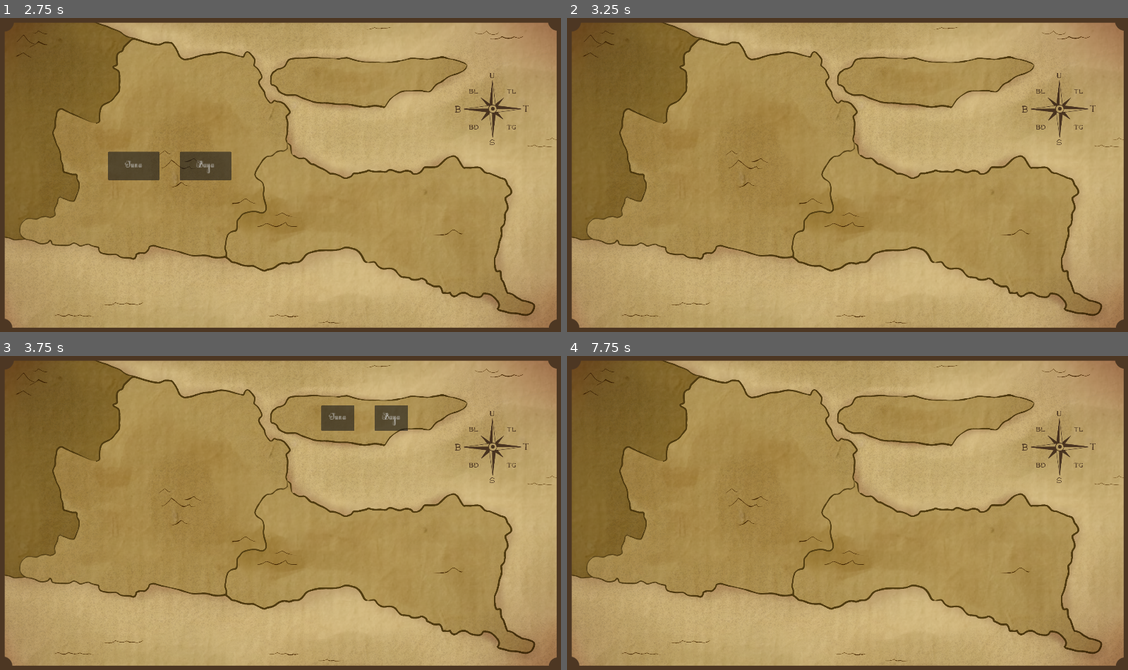
Above: before the commit, frames 1-4 (two rows, left to right).
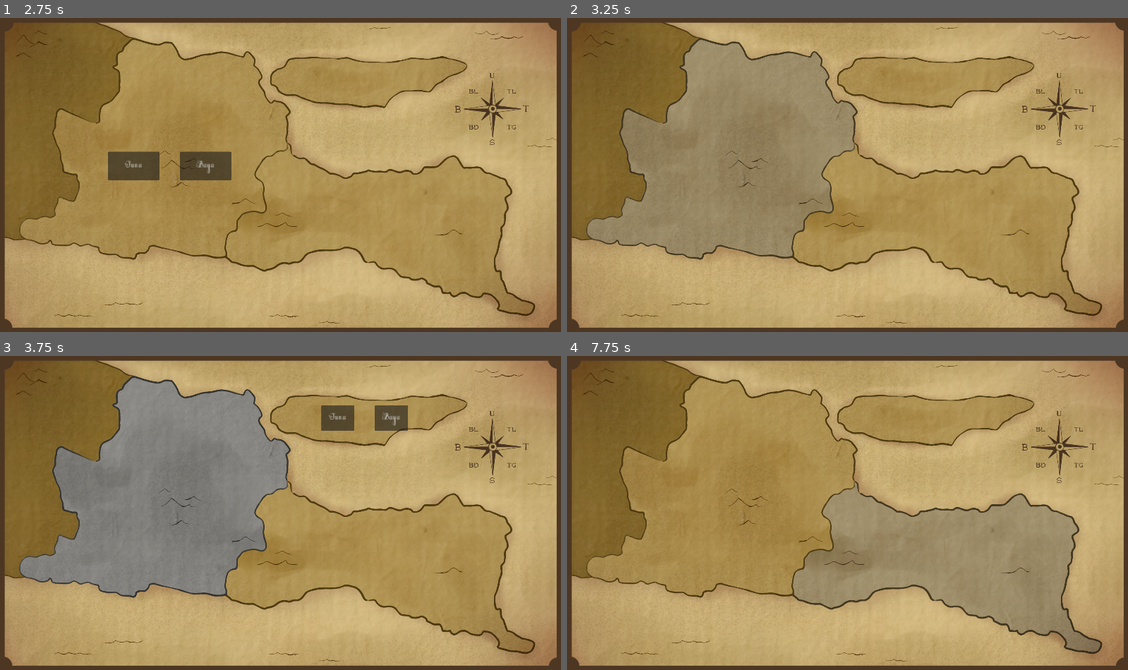
Above: after the commit, the same moments.

Repository: istamarahsan/youma-gemastik-2023
Game: Godot game, scene res://levels/level-3/level_3.tscn
Same seed, same stepped clock (60 frames per second), same inputs: the game is played once before the commit and once after it. This scene is started directly instead of the project's main scene.
Inputs (mouse positions are in pixels of both pictures, inside the frame that each line leads up to):
- Up to frame 1 (2.75 s): tap Enter at 0.5 s; move the mouse to (370, 80) at 0.52 s; click (370, 80) at 0.67 s; click "Sura" at 1.25 s; tap Space at 2 s; move the mouse to (168, 190) at 2.02 s; click (168, 190) at 2.17 s
- Up to frame 2 (3.25 s): click "Baya" at 2.75 s
- Up to frame 3 (3.75 s): tap Enter at 3.5 s; move the mouse to (336, 443) at 3.52 s; click (336, 443) at 3.67 s
- Up to frame 4 (7.75 s): click "Sura" at 4.25 s; tap Space at 5 s; move the mouse to (819, 575) at 5.02 s; click (819, 575) at 5.17 s; click "Baya" at 5.75 s; tap Enter at 6.5 s; move the mouse to (1015, 560) at 6.52 s; click (1015, 560) at 6.67 s; click "Sura" at 7.25 s

Frame 1 is identical in both runs. In frame 2, less than 0.1% of the frame differs, in the area x 22-40%, y 31-40%; in frame 3, 22%, in the area x 3-52%, y 6-77%; in frame 4, less than 0.1%.

Commit message:
gray out when map segment done

Diff:
--- a/levels/level-3/map_interaction_object.gd
+++ b/levels/level-3/map_interaction_object.gd
@@ -1,11 +1,24 @@
-extends Node2D
+extends Sprite2D
 class_name SpecialMapInterationObject
 
 @export var area2D: Area2D
 @export var action_menu: MapActionSelectMenu
+@export_range(0.01, 5, 0.01) var grayout_time: float = 0.01
 
 var showing_menu: bool = false
-var enabled: bool = true
+var enabled: bool:
+	set(value):
+		if _enabled and value == false:
+			fading = true
+		if not _enabled and value == true:
+			material.set_shader_parameter("degree", 0)
+		_enabled = value
+	get:
+		return _enabled
+var _enabled: bool = true
+
+var fading: bool = false
+var time_elapsed: float = 0.0
 
 signal sura_chosen
 signal baya_chosen
@@ -26,6 +39,17 @@
 	action_menu.baya.connect(_on_action_baya)
 	action_menu.sura.connect(_on_action_sura)
 
+func _process(delta):
+	if not fading:
+		return
+	if time_elapsed >= grayout_time:
+		fading = false
+		time_elapsed = 0
+		return
+	time_elapsed += delta
+	var degree = lerpf(0, 1, time_elapsed / grayout_time)
+	material.set_shader_parameter("degree", degree)
+
 func _on_input():
 	if not enabled or showing_menu:
 		return
--- a/levels/level-3/special_map.gd
+++ b/levels/level-3/special_map.gd
@@ -24,24 +24,30 @@
 			continue
 		answer_key[land.name] = step.correct_choice
 		land.baya_chosen.connect(func():
-			choices[land.name] = Choice.Baya
-			land.enabled = false
-			_validate_state()
+			_handle_action(land, Choice.Baya)
 			)
 		land.sura_chosen.connect(func():
-			choices[land.name] = Choice.Sura
-			land.enabled = false
-			_validate_state()
+			_handle_action(land, Choice.Sura)
 			)
 
-func _validate_state():
+func _handle_action(land: SpecialMapInterationObject, action: Choice):
+	choices[land.name] = action
+	if _is_state_valid():
+		land.enabled = false
+		if _is_map_complete():
+			completion_announcer.completed.emit()
+	else:
+		_no()
+		_reset_state()
+
+func _is_state_valid() -> bool:
 	for land_name in choices.keys():
-		if choices[land_name] != answer_key.get(land_name, null):
-			_no()
-			_reset_state()
-			return
-	if answer_key.keys().all(func(key): return choices.has(key)):
-		completion_announcer.completed.emit()
+		if choices.get(land_name, null) != null and choices[land_name] != answer_key.get(land_name, null):
+			return false
+	return true
+
+func _is_map_complete() -> bool:
+	return _is_state_valid() and answer_key.keys().all(func(key): return choices.has(key))
 
 func _reset_state():
 	choices = {}
--- a/levels/level-3/special_map.tscn
+++ b/levels/level-3/special_map.tscn
@@ -10,6 +10,7 @@
 [ext_resource type="Texture2D" uid="uid://cxrj8e363ur5o" path="res://assets/maps/Map/Land 2.png" id="7_pjsrc"]
 [ext_resource type="Texture2D" uid="uid://cdryisi1m1g75" path="res://assets/maps/Map/Land 3.png" id="8_8tqln"]
 [ext_resource type="PackedScene" uid="uid://glots66q8cwp" path="res://levels/level-3/map_action_select_menu.tscn" id="8_d16d1"]
+[ext_resource type="Shader" path="res://levels/level-3/special_map_object.gdshader" id="9_movqu"]
 [ext_resource type="Theme" uid="uid://44i6ats70703" path="res://assets/youma_theme.tres" id="11_g27gg"]
 
 [sub_resource type="Resource" id="Resource_tchgn"]
@@ -30,9 +31,24 @@
 correct_choice = 1
 metadata/_editor_prop_ptr_land = NodePath("Land3")
 
+[sub_resource type="ShaderMaterial" id="ShaderMaterial_j1lfw"]
+resource_local_to_scene = true
+shader = ExtResource("9_movqu")
+shader_parameter/degree = 0.0
+
 [sub_resource type="CapsuleShape2D" id="CapsuleShape2D_ha5qn"]
 radius = 83.0
 height = 678.0
+
+[sub_resource type="ShaderMaterial" id="ShaderMaterial_y5ubi"]
+resource_local_to_scene = true
+shader = ExtResource("9_movqu")
+shader_parameter/degree = 0.0
+
+[sub_resource type="ShaderMaterial" id="ShaderMaterial_0uuwd"]
+resource_local_to_scene = true
+shader = ExtResource("9_movqu")
+shader_parameter/degree = 0.0
 
 [node name="SpecialMap" type="Node2D" node_paths=PackedStringArray("completion_announcer", "state_hook")]
 script = ExtResource("1_ylxfk")
@@ -52,11 +68,13 @@
 metadata/_edit_lock_ = true
 
 [node name="Land1" type="Sprite2D" parent="." node_paths=PackedStringArray("area2D", "action_menu")]
+material = SubResource("ShaderMaterial_j1lfw")
 position = Vector2(1261, 220)
 texture = ExtResource("6_xv33b")
 script = ExtResource("6_jbi6i")
 area2D = NodePath("../Land1TouchClickArea")
 action_menu = NodePath("MapActionSelectMenu")
+grayout_time = 0.7
 metadata/_edit_lock_ = true
 
 [node name="MapActionSelectMenu" parent="Land1" instance=ExtResource("8_d16d1")]
@@ -80,11 +98,13 @@
 metadata/_edit_lock_ = true
 
 [node name="Land2" type="Sprite2D" parent="." node_paths=PackedStringArray("area2D", "action_menu")]
+material = SubResource("ShaderMaterial_y5ubi")
 position = Vector2(1270, 684)
 texture = ExtResource("7_pjsrc")
 script = ExtResource("6_jbi6i")
 area2D = NodePath("../Land2TouchClickArea")
 action_menu = NodePath("MapActionSelectMenu2")
+grayout_time = 1.0
 metadata/_edit_lock_ = true
 
 [node name="MapActionSelectMenu2" parent="Land2" instance=ExtResource("8_d16d1")]
@@ -104,11 +124,13 @@
 metadata/_edit_lock_ = true
 
 [node name="Land3" type="Sprite2D" parent="." node_paths=PackedStringArray("area2D", "action_menu")]
+material = SubResource("ShaderMaterial_0uuwd")
 position = Vector2(562, 474)
 texture = ExtResource("8_8tqln")
 script = ExtResource("6_jbi6i")
 area2D = NodePath("../Land3TouchClickArea")
 action_menu = NodePath("MapActionSelectMenu3")
+grayout_time = 1.0
 metadata/_edit_lock_ = true
 
 [node name="MapActionSelectMenu3" parent="Land3" instance=ExtResource("8_d16d1")]
--- /dev/null
+++ b/levels/level-3/special_map_object.gdshader
@@ -0,0 +1,10 @@
+shader_type canvas_item;
+
+uniform float degree: hint_range(0.0, 1.0, 0.01) = 0.0;
+
+void fragment() {
+	vec4 source = texture(TEXTURE, UV);
+	float avg = (source.r + source.g + source.b) / 3.0;
+	vec4 grayscaled = vec4(vec3(avg + 0.001), source.a);
+	COLOR = mix(source, grayscaled, degree);
+}
Not shown: 1 places in levels/level-3/special_map.tscn that only renumber resources
